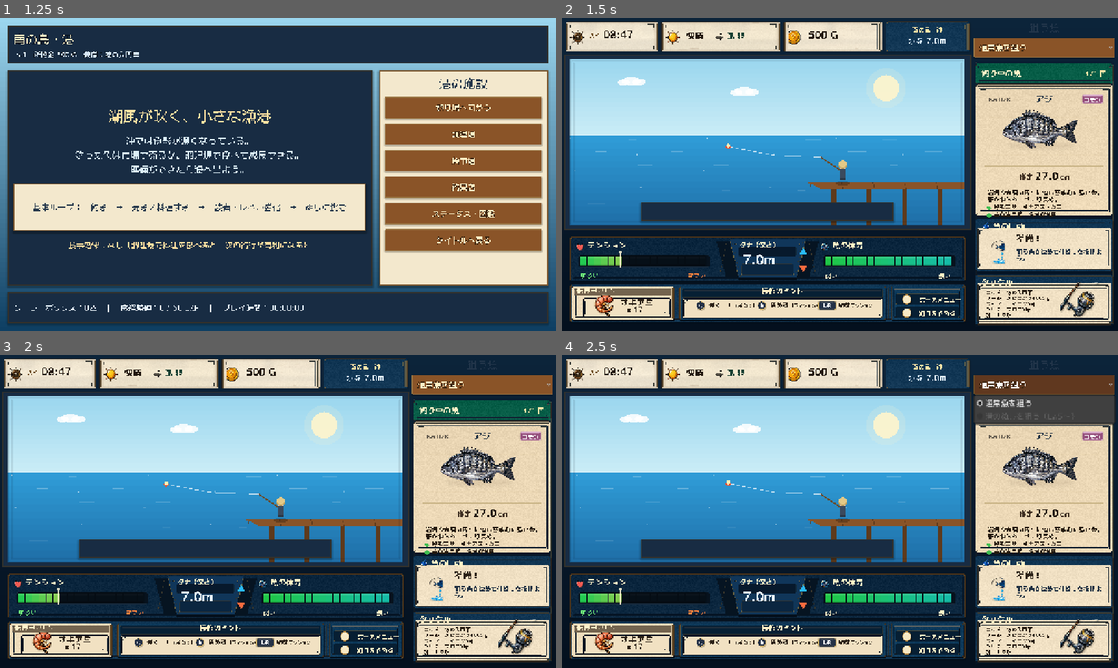
Above: before the commit, frames 1-4 (two rows, left to right).
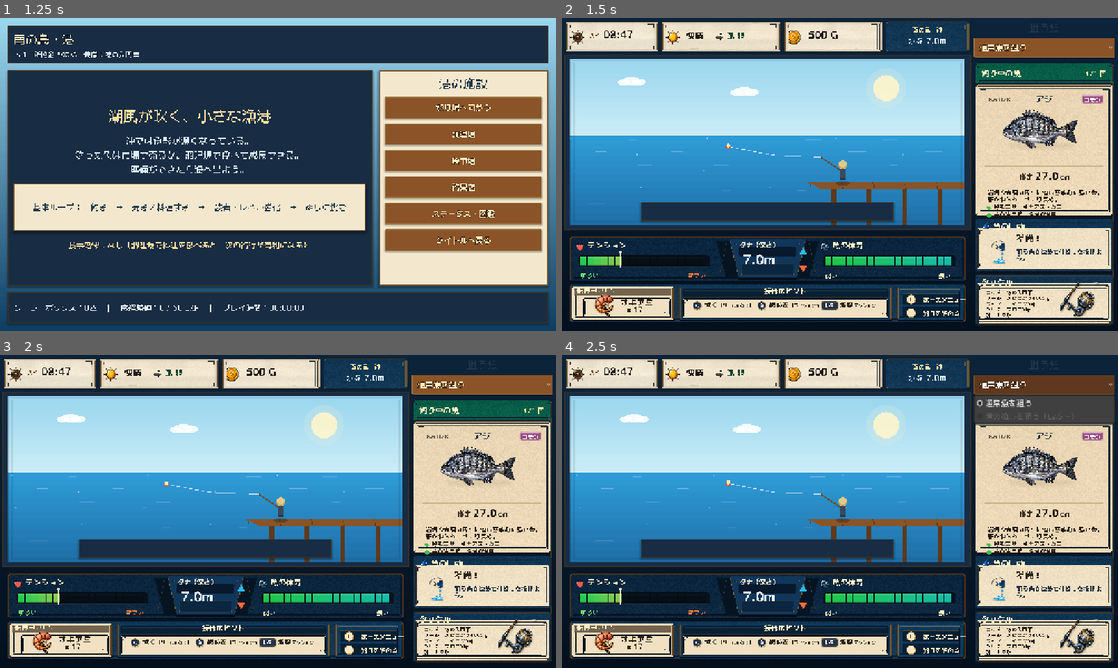
Above: after the commit, the same moments.

Repository: RYUKOU-OKUMURA/tsuri_quest_umi_mvp
Game: Godot game, scene res://scenes/main.tscn
The game is run twice, just before and just after one commit, with the same random seed, the same clock (stepped at 60 frames per second) and the same inputs.
Inputs:
- Up to frame 1 (1.25 s): click "ゲームを始める" at 0.5 s
- Up to frame 2 (1.5 s): click "釣り場へ向かう" at 1.25 s
- Up to frame 3 (2 s): no input
- Up to frame 4 (2.5 s): click "通常魚を狙う" at 2 s

Frame 1 is identical in both runs. In frame 2, 0.8% of the frame differs, in the area x 23-73%, y 85-97%; in frame 3, 0.8%; in frame 4, 0.8%.

Commit message:
Improve underwater HUD operation hints

Diff:
--- a/src/ui/components/fight_hud.gd
+++ b/src/ui/components/fight_hud.gd
@@ -199,7 +199,7 @@
 func _draw_bottom_controls(font: Font, rect: Rect2) -> void:
 	var gap := 10.0
 	var bait_w := rect.size.x * (0.28 if _hud_frame == null else 0.265)
-	var menu_w := rect.size.x * (0.20 if _hud_frame == null else 0.190)
+	var menu_w := rect.size.x * (0.20 if _hud_frame == null else 0.175)
 	var hint_w := rect.size.x - bait_w - menu_w - gap * 2.0
 	var bait := Rect2(rect.position, Vector2(bait_w, rect.size.y))
 	var hint := Rect2(Vector2(bait.end.x + gap, rect.position.y), Vector2(hint_w, rect.size.y))
@@ -250,8 +250,8 @@
 
 	_draw_panel(menu, Color("#0b355f"), Color("#08213c"), Palette.GOLD)
 	if _hud_frame != null:
-		_draw_menu_row(font, menu.position + Vector2(38.0, menu.size.y * 0.42), "+", "ポーズメニュー")
-		_draw_menu_row(font, menu.position + Vector2(38.0, menu.size.y * 0.78), "-", "釣りをやめる")
+		_draw_menu_row(font, menu.position + Vector2(34.0, menu.size.y * 0.42), "+", "ポーズメニュー")
+		_draw_menu_row(font, menu.position + Vector2(34.0, menu.size.y * 0.78), "-", "釣りをやめる")
 	else:
 		_draw_key_row(font, menu.position + Vector2(22.0, menu.size.y * 0.42), "+", "ポーズメニュー")
 		_draw_key_row(font, menu.position + Vector2(22.0, menu.size.y * 0.78), "-", "釣りをやめる")
@@ -394,8 +394,8 @@
 
 func _draw_key_hint_compact(font: Font, rect: Rect2, key: String, label: String, note: String, active: bool = false) -> void:
 	var is_long_key := key.length() > 1
-	var key_origin := rect.position + Vector2(11.0, 7.0)
-	var key_w := 25.0 if not is_long_key else 42.0
+	var key_origin := rect.position + Vector2(8.0, 7.0)
+	var key_w := 23.0 if not is_long_key else 39.0
 	var key_h := 21.0
 	var key_rect := Rect2(key_origin, Vector2(key_w, key_h))
 	var key_fill := Color("#253247") if not active else Color("#40516c")
@@ -419,20 +419,20 @@
 	var key_size := 12 if not is_long_key else 10
 	var key_text_w := font.get_string_size(key, HORIZONTAL_ALIGNMENT_LEFT, -1, key_size).x
 	_draw_text(font, key, key_rect.position + Vector2((key_rect.size.x - key_text_w) * 0.5, 15.0), key_size, Color.WHITE, 1)
-	var label_size := 14 if not is_long_key else 13
+	var label_size := 15 if not is_long_key else 14
 	var note_size := 11 if not is_long_key else 10
-	var label_pos := key_rect.position + Vector2(key_rect.size.x + (7.0 if not is_long_key else 5.0), 15.0)
+	var label_pos := key_rect.position + Vector2(key_rect.size.x + (6.0 if not is_long_key else 5.0), 15.0)
 	_draw_text(font, label, label_pos, label_size, Color("#2b2117"), 0)
 	var note_font := FightFontsScript.regular(get_theme_default_font())
 	var note_text := _compact_control_note(note)
 	if not is_long_key:
 		note_text = "（%s）" % note_text
 	var label_w := font.get_string_size(label, HORIZONTAL_ALIGNMENT_LEFT, -1, label_size).x
-	var note_pos := label_pos + Vector2(label_w + 2.0, 0.0)
-	var available_w := rect.end.x - note_pos.x - 2.0
+	var note_pos := label_pos + Vector2(label_w + (3.0 if is_long_key else 2.0), 0.0)
+	var available_w := rect.end.x - note_pos.x - 1.0
 	var note_w := note_font.get_string_size(note_text, HORIZONTAL_ALIGNMENT_LEFT, -1, note_size).x
 	if note_w > available_w:
-		note_size = max(8, note_size - 1)
+		note_size = max(9, note_size - 1)
 	_draw_text(note_font, note_text, note_pos, note_size, Color("#2b2117"), 0)
 
 
@@ -476,10 +476,10 @@
 			Rect2(hint.position + Vector2(hint.size.x - 128.0, 30.0), Vector2(120.0, 30.0)),
 		]
 	var slot_gap := 0.0
-	var slot_w := (hint.size.x - 52.0) / 3.0
+	var slot_w := (hint.size.x - 44.0) / 3.0
 	var slot_y := hint.position.y + 31.0
 	var slot_h := 48.0
-	var x0 := hint.position.x + 26.0
+	var x0 := hint.position.x + 22.0
 	return [
 		Rect2(Vector2(x0, slot_y), Vector2(slot_w, slot_h)),
 		Rect2(Vector2(x0 + slot_w + slot_gap, slot_y), Vector2(slot_w, slot_h)),
Binary file changed: assets/showcase/underwater/fight_hud_frame.png
Not shown, changed: design-qa.md
Not shown, changed: docs/11_underwater_fight_showcase.md
Not shown, changed: tools/build_fight_hud_static_compare.py
Not shown, changed: tools/generate_underwater_ui_frame_assets.py
